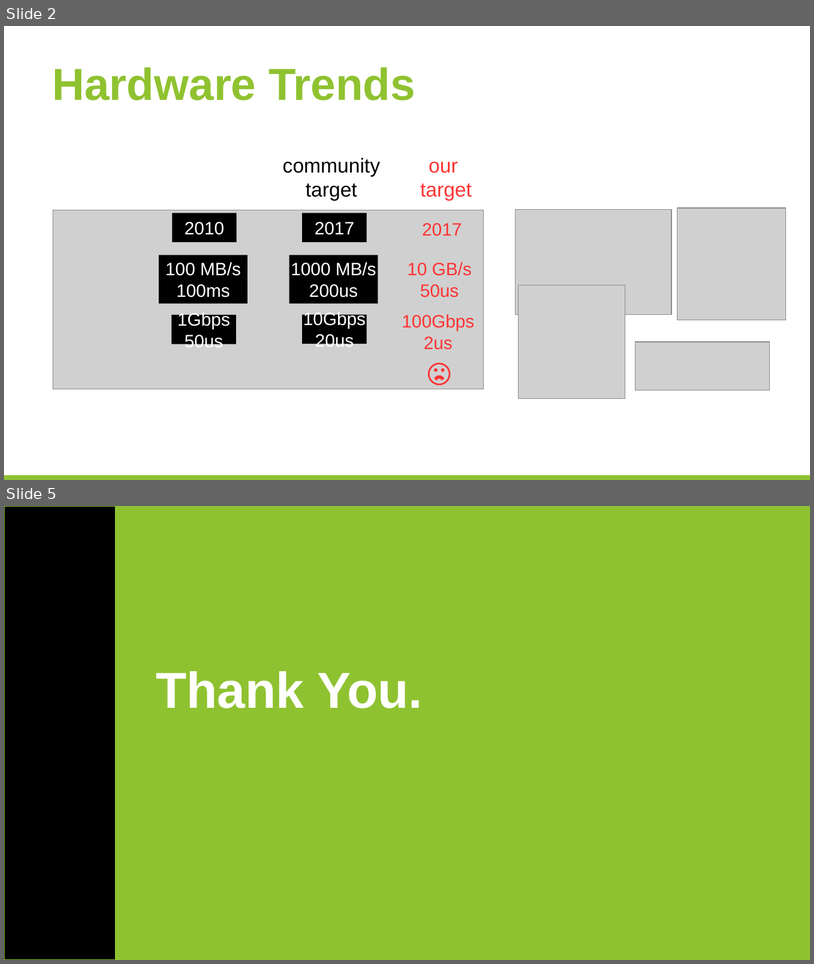
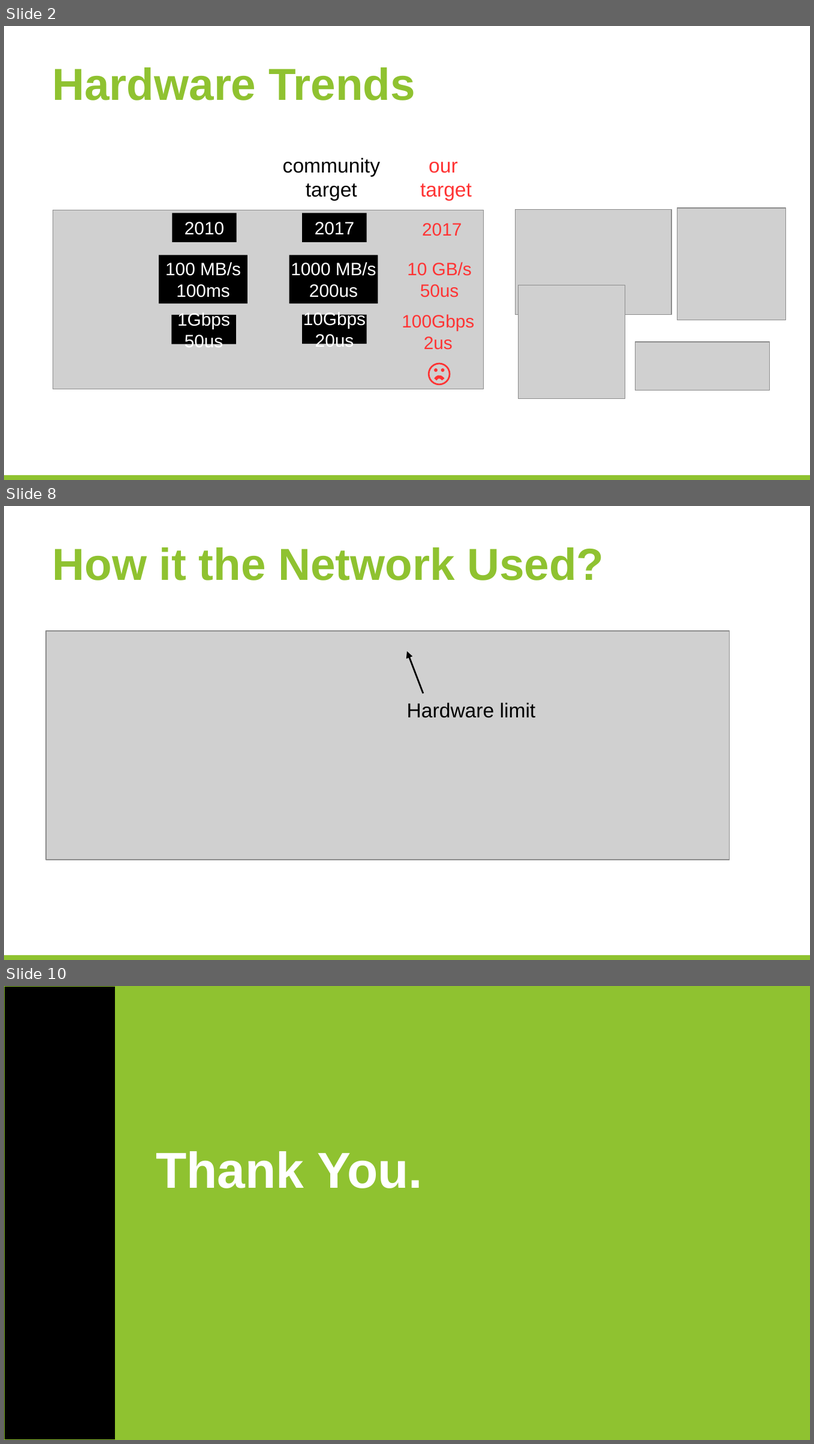
Before and after one commit to huangyibo/spark-summit-17, a slide deck: template.odp. Shown one above the other, each under a label of ours: slides 2 and 5 before the commit, slides 2, 8 and 10 after it; the slides between them are not shown. The pictures are 814x964 and 814x1444 pixels, drawn with LibreOffice and Linux fonts; fonts in the diff are those of the drawing; grey boxes stand for pictures; background and template pictures are left out. Boxes give left, top, right and bottom in pixels: in the first picture for what was removed or moved away, otherwise in the second. Text is boxed around its words. In the diff, an @@ line names an element or a change of style, - is before the commit and + after.

```diff
--- a/template.odp
+++ b/template.odp
@@ slide 8 added at <box>4,506,810,960</box>, background #FFFFFF; not listed: 1 template element that a slide beside it also shows @@
@@ title added at <box>53,547,604,580</box>, 40 pt, text #8FC230, bold @@
+How it the Network Used?
@@ picture added at <box>46,631,730,860</box> @@
@@ arrow added from (423, 693) to (407, 651), #000000 1.45 pt @@
@@ text added at <box>407,702,536,718</box>, 18 pt, text #000000 @@
+Hardware limit
@@ what was slide 5 is now slide 10 @@
```
Also in this commit, not shown: 2 slides changed, 4 other slides added.
